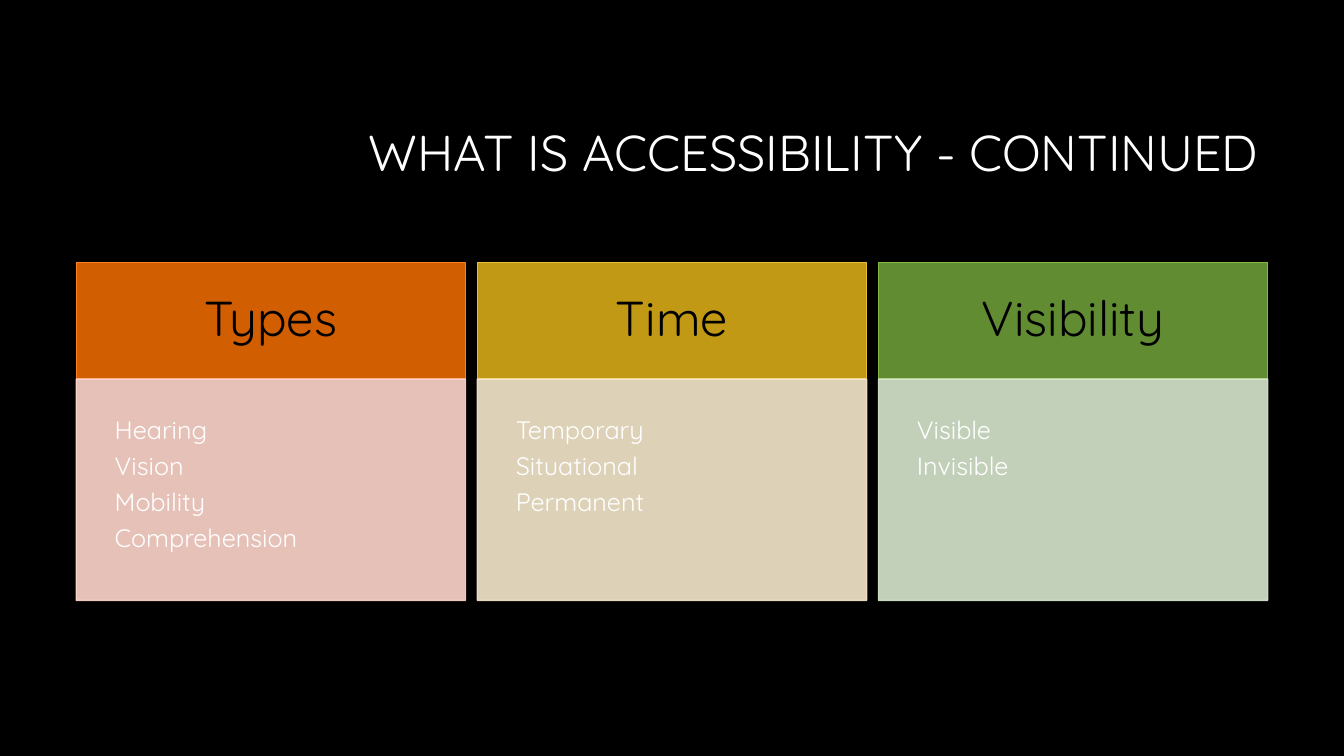
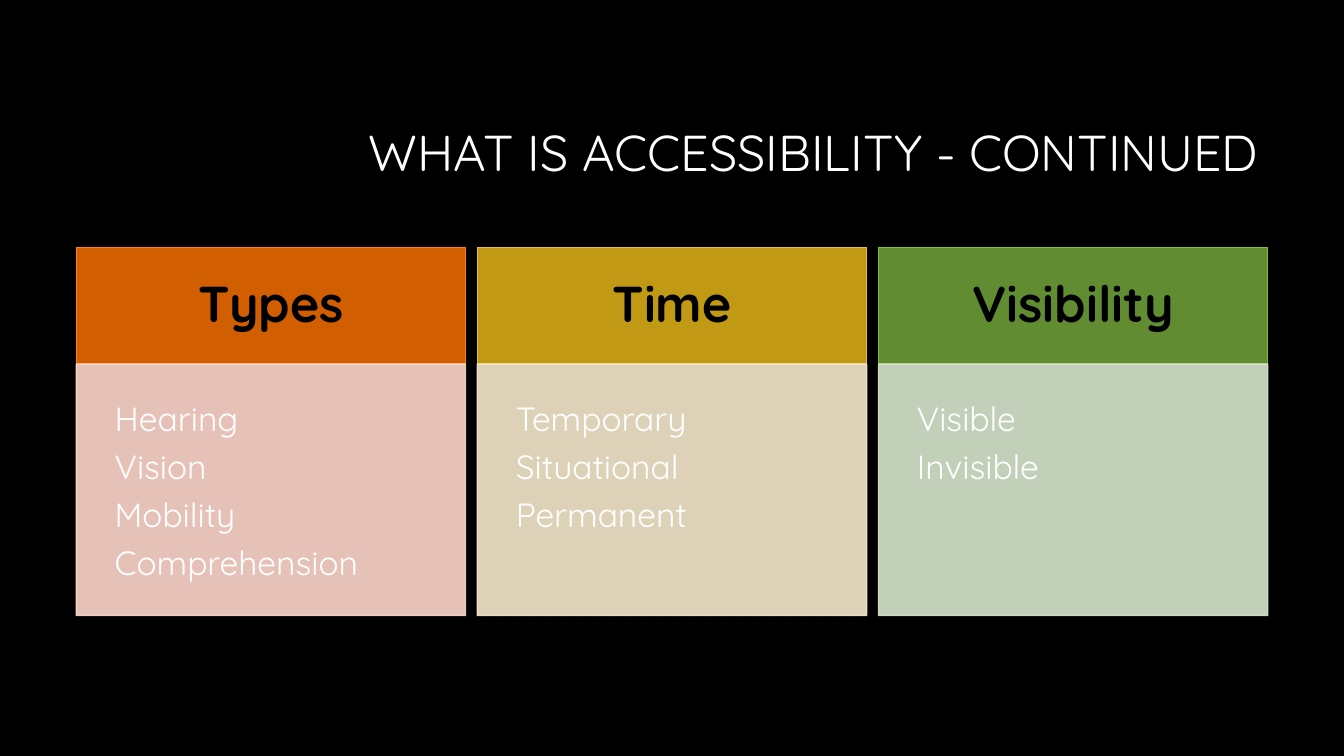
Before and after one commit to CorgiDev/A11y-Materials, a slide deck: slide 5 of Presenations/2023 Presentations/AccessibilityTesting101-CincyDeliver2023.pptx. Drawn at 1344x756 pixels with LibreOffice and Linux fonts; fonts in the diff are those of the drawing; background and template pictures are left out. Boxes give left, top, right and bottom in pixels: in the first picture for what was removed or moved away, otherwise in the second. Text is boxed around its words. In the diff, an @@ line names an element or a change of style, - is before the commit and + after.

```diff
--- a/Presenations/2023 Presentations/AccessibilityTesting101-CincyDeliver2023.pptx
+++ b/Presenations/2023 Presentations/AccessibilityTesting101-CincyDeliver2023.pptx
@@ 3 texts, 3 rectangles: place and size @@
-3 texts, 3 rectangles at box(77, 262, 1268, 379)
+3 texts, 3 rectangles at box(77, 247, 1268, 364)
@@ size 35 to 36 pt, bold on in 3 elements at box(198, 286, 344, 332), box(612, 286, 731, 323), box(973, 285, 1174, 332) @@
@@ text "Hearing": place and size @@
-text "Hearing" at box(115, 422, 297, 552)
+text "Hearing" at box(115, 408, 358, 581)
@@ rectangle: place and size @@
-rectangle at box(77, 379, 466, 601)
+rectangle at box(77, 364, 466, 615)
@@ text "Temporary": place and size @@
-text "Temporary" at box(516, 421, 644, 511)
+text "Temporary" at box(516, 408, 687, 527)
@@ rectangle: place and size @@
-rectangle at box(478, 379, 867, 601)
+rectangle at box(478, 364, 867, 615)
@@ size 18 to 24 pt; more space between paragraphs in 3 elements at box(115, 408, 358, 581), box(516, 408, 687, 527), box(917, 406, 1039, 479) @@
@@ text "Visible": place and size @@
-text "Visible" at box(917, 421, 1008, 475)
+text "Visible" at box(917, 406, 1039, 479)
@@ rectangle: place and size @@
-rectangle at box(879, 379, 1268, 601)
+rectangle at box(879, 364, 1268, 615)
```
Also in this commit, not shown: 4 other slides changed.
